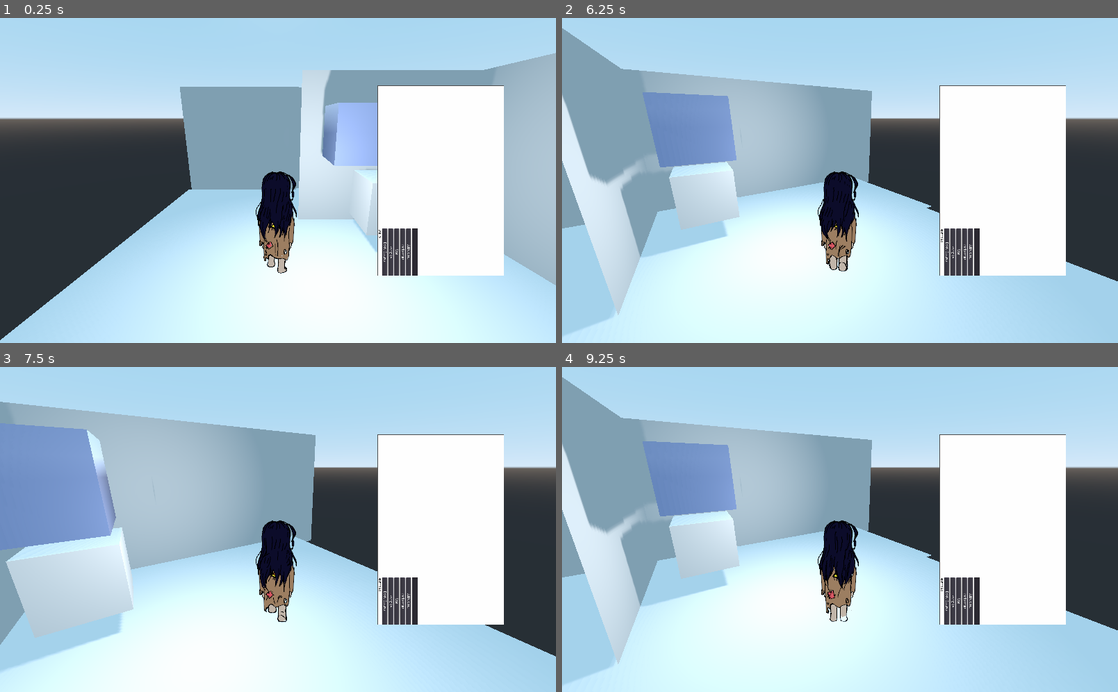
Above: before the commit, frames 1-4 (two rows, left to right).
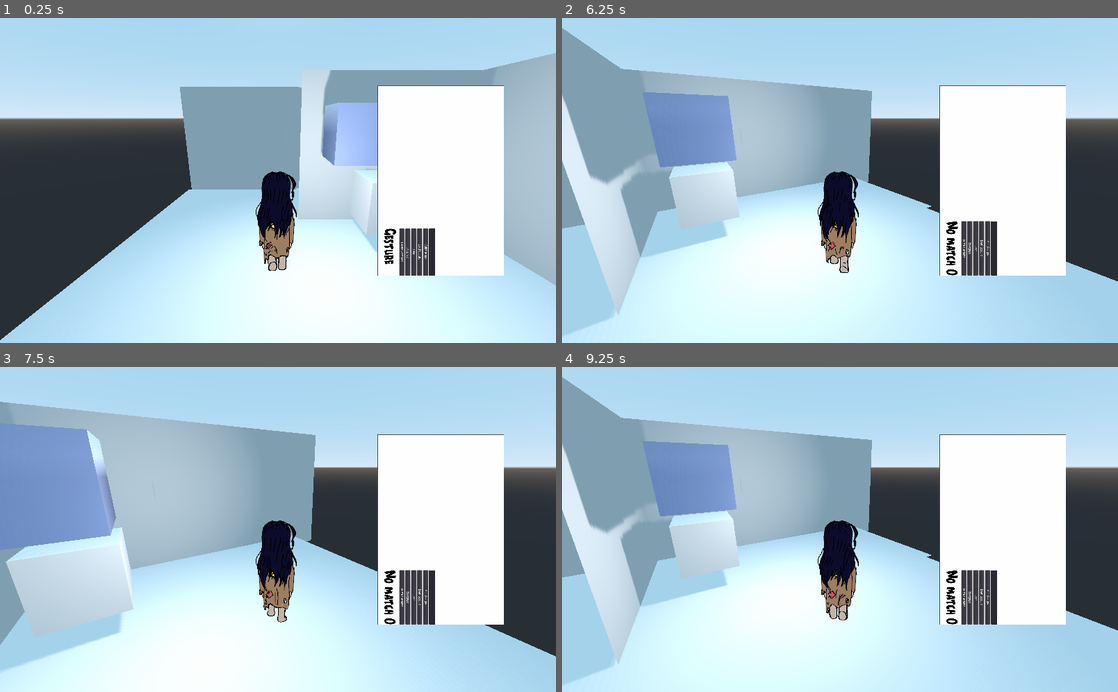
Above: after the commit, the same moments.

Repository: lmsonic/ArtGame
Game: Godot game, scene res://gui_in_3d.tscn
Same seed, same stepped clock (60 frames per second), same inputs: the game is played once before the commit and once after it.
Inputs (mouse positions are in pixels of both pictures, inside the frame that each line leads up to):
- Up to frame 1 (0.25 s): no input
- Up to frame 2 (6.25 s): move the mouse to (962, 164) at 0.52 s; press the mouse at (962, 164) at 0.53 s; hold Right (ui_right) 0.53-1.25 s; release the mouse at (962, 164) at 1.25 s; drag from (728, 196) to (812, 245) at 1.27 s; move the mouse to (895, 109) at 2.02 s; press the mouse at (895, 109) at 2.03 s; hold Right (ui_right) 2.03-2.75 s; release the mouse at (895, 109) at 2.75 s; drag from (812, 245) to (673, 131) at 2.77 s; move the mouse to (1006, 229) at 3.52 s; press the mouse at (1006, 229) at 3.53 s; hold Left (ui_left) 3.53-4.25 s; release the mouse at (1006, 229) at 4.25 s; drag from (673, 131) to (756, 99) at 4.27 s; move the mouse to (867, 180) at 5.02 s; press the mouse at (867, 180) at 5.03 s; hold Down (ui_down) 5.03-5.75 s; release the mouse at (867, 180) at 5.75 s; drag from (756, 99) to (728, 196) at 5.77 s
- Up to frame 3 (7.5 s): move the mouse to (400, 513) at 6.52 s; press the mouse at (400, 513) at 6.53 s; hold Up (ui_up) 6.53-7.25 s; release the mouse at (400, 513) at 7.25 s; drag from (166, 545) to (250, 594) at 7.27 s
- Up to frame 4 (9.25 s): move the mouse to (895, 458) at 8.02 s; press the mouse at (895, 458) at 8.03 s; hold Down (ui_down) 8.03-8.75 s; release the mouse at (895, 458) at 8.75 s; drag from (812, 594) to (673, 480) at 8.77 s

The runs differ from the first frame. In frame 1, 1.4% of the frame differs, in the area x 46-79%, y 48-80%; in frame 2, 1.6%; in frame 3, 1.6%; in frame 4, 1.7%, in the area x 46-79%, y 49-80%.

Commit message:
recognizer funzionante

Diff:
--- a/Draw.gd
+++ b/Draw.gd
@@ -17,7 +17,7 @@
 	points.resize(0)
 	lines.clear()
 	lineStarted=false
-	labelText.text="Gesture"
+	#labelText.text="Gesture"
 	update()
 
 func _input(event):
--- a/Draw.tscn
+++ b/Draw.tscn
@@ -1,7 +1,12 @@
-[gd_scene load_steps=3 format=2]
+[gd_scene load_steps=5 format=2]
 
 [ext_resource path="res://Draw.gd" type="Script" id=1]
+[ext_resource path="res://assets/Daily Hours.ttf" type="DynamicFontData" id=2]
 [ext_resource path="res://pdollar/GestureManager.gd" type="Script" id=3]
+
+[sub_resource type="DynamicFont" id=1]
+size = 70
+font_data = ExtResource( 2 )
 
 [node name="Draw" type="ColorRect"]
 anchor_right = 1.0
@@ -59,19 +64,19 @@
 
 [node name="MarginContainer" type="MarginContainer" parent="GUIRecognizer/MarginContainer/HBoxContainer/VBoxContainer"]
 margin_right = 253.0
-margin_bottom = 431.0
+margin_bottom = 350.0
 size_flags_vertical = 3
 
 [node name="TextEdit" type="LineEdit" parent="GUIRecognizer/MarginContainer/HBoxContainer/VBoxContainer"]
-margin_top = 435.0
+margin_top = 354.0
 margin_right = 253.0
-margin_bottom = 459.0
+margin_bottom = 378.0
 caret_blink_speed = 0.1
 
 [node name="Save" type="Button" parent="GUIRecognizer/MarginContainer/HBoxContainer/VBoxContainer"]
-margin_top = 463.0
+margin_top = 382.0
 margin_right = 253.0
-margin_bottom = 483.0
+margin_bottom = 402.0
 custom_colors/font_color_disabled = Color( 0, 0, 0, 1 )
 text = "Add Gesture"
 __meta__ = {
@@ -79,52 +84,54 @@
 }
 
 [node name="Load" type="Button" parent="GUIRecognizer/MarginContainer/HBoxContainer/VBoxContainer"]
-margin_top = 487.0
+margin_top = 406.0
 margin_right = 253.0
-margin_bottom = 507.0
+margin_bottom = 426.0
 text = "Load Gesture"
 __meta__ = {
 "_edit_use_anchors_": false
 }
 
 [node name="Clear" type="Button" parent="GUIRecognizer/MarginContainer/HBoxContainer/VBoxContainer"]
-margin_top = 511.0
+margin_top = 430.0
 margin_right = 253.0
-margin_bottom = 531.0
+margin_bottom = 450.0
 text = "Clear"
 __meta__ = {
 "_edit_use_anchors_": false
 }
 
 [node name="Recognize" type="Button" parent="GUIRecognizer/MarginContainer/HBoxContainer/VBoxContainer"]
-margin_top = 535.0
+margin_top = 454.0
 margin_right = 253.0
-margin_bottom = 555.0
+margin_bottom = 474.0
 text = "Recognize"
 __meta__ = {
 "_edit_use_anchors_": false
 }
 
 [node name="DeleteGestures" type="Button" parent="GUIRecognizer/MarginContainer/HBoxContainer/VBoxContainer"]
-margin_top = 559.0
+margin_top = 478.0
 margin_right = 253.0
-margin_bottom = 579.0
+margin_bottom = 498.0
 text = "Delete Gestures"
 __meta__ = {
 "_edit_use_anchors_": false
 }
 
 [node name="Label" type="Label" parent="GUIRecognizer/MarginContainer/HBoxContainer/VBoxContainer"]
-margin_top = 583.0
+margin_top = 502.0
 margin_right = 253.0
 margin_bottom = 597.0
+size_flags_vertical = 3
+size_flags_stretch_ratio = 0.27
+custom_fonts/font = SubResource( 1 )
 custom_colors/font_color = Color( 0, 0, 0, 1 )
 text = "Gesture"
 
 [node name="Timer" type="Timer" parent="GUIRecognizer"]
 one_shot = true
 [connection signal="clear" from="GUIRecognizer" to="." method="reset"]
-[connection signal="recognized" from="GUIRecognizer" to="." method="_on_GUIRecognizer_recognized"]
 [connection signal="show_gesture" from="GUIRecognizer" to="." method="_on_show_gesture"]
 [connection signal="button_down" from="GUIRecognizer/MarginContainer/HBoxContainer/VBoxContainer/Save" to="GUIRecognizer" method="_on_save"]
 [connection signal="button_down" from="GUIRecognizer/MarginContainer/HBoxContainer/VBoxContainer/Load" to="GUIRecognizer" method="_on_load"]
--- a/Recognized.gd
+++ b/Recognized.gd
@@ -1,4 +1,4 @@
-extends Node
+extends MeshInstance
 
 class_name Recognized
 # Declare member variables here. Examples:
@@ -16,6 +16,9 @@
 func triggered(result):
 	if result=="triangle":
 		print("Triggerato")
+		var mat:Material = get_surface_material(0)
+		mat.albedo_color=Color.red
+		set_surface_material(0,mat)
 # Called every frame. 'delta' is the elapsed time since the previous frame.
 #func _process(delta):
 #	pass
--- a/gui_in_3d.tscn
+++ b/gui_in_3d.tscn
@@ -50,7 +50,7 @@
 billboard = 2
 frames = SubResource( 1 )
 animation = "walk"
-frame = 3
+frame = 2
 playing = true
 
 [node name="CollisionShape" type="CollisionShape" parent="Cubio"]
--- a/pdollar/GestureManager.gd
+++ b/pdollar/GestureManager.gd
@@ -7,7 +7,7 @@
 const gesture_folder = "user://gestures"
 onready var textEdit := $MarginContainer/HBoxContainer/VBoxContainer/TextEdit
 onready var textLabel:=$MarginContainer/HBoxContainer/VBoxContainer/Label
-export var threshold:= 0.75
+export var threshold:= 0.5
 
 func update_gestures():
 	trainingSet=GestureIO.load_gestures()
@@ -21,8 +21,10 @@
 	if points and points.size()>5:
 		var result = GestureRecognizer.Classify(Gesture.new(points,[],""),trainingSet)
 		textLabel.text = result.GestureClass+' '+ str(result.Score)
+		emit_signal("clear")
 		if result.Score>threshold:
 			emit_signal("recognized",result.GestureClass)
+
 
 func _on_save():
 	var name:String=textEdit.text
--- a/project.godot
+++ b/project.godot
@@ -39,7 +39,7 @@
 "language": "GDScript",
 "path": "res://pdollar/Point.gd"
 }, {
-"base": "Node",
+"base": "MeshInstance",
 "class": "Recognized",
 "language": "GDScript",
 "path": "res://Recognized.gd"
Binary file added: assets/Daily Hours.ttf
